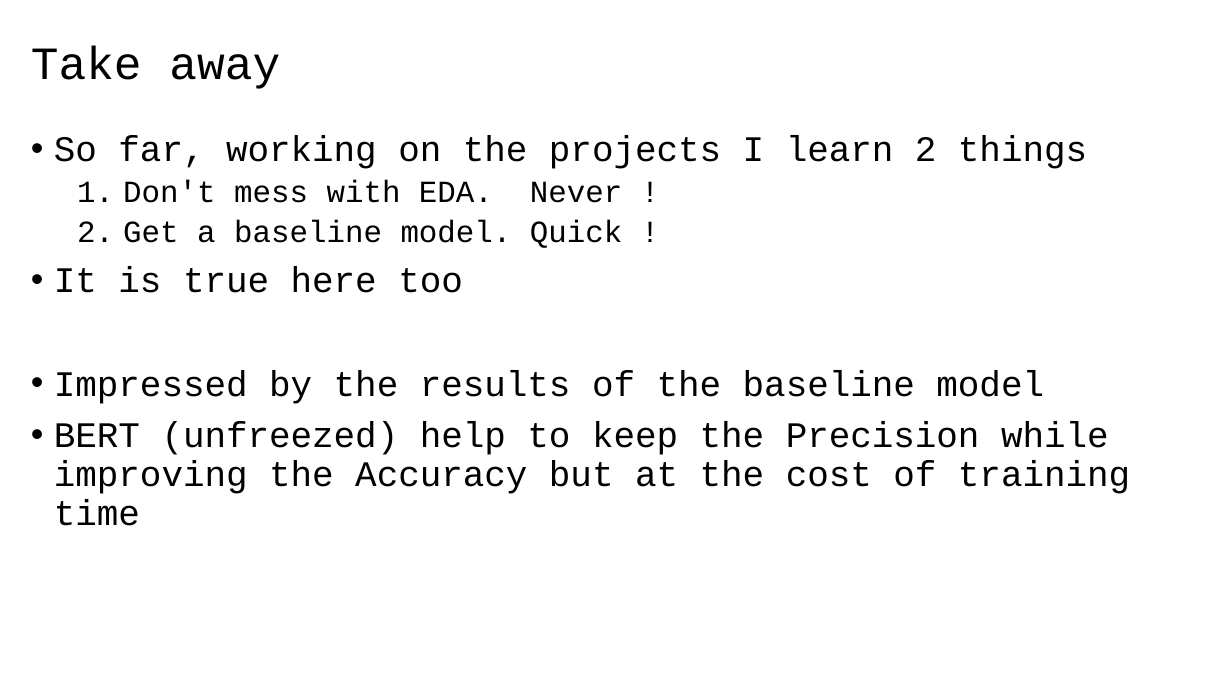
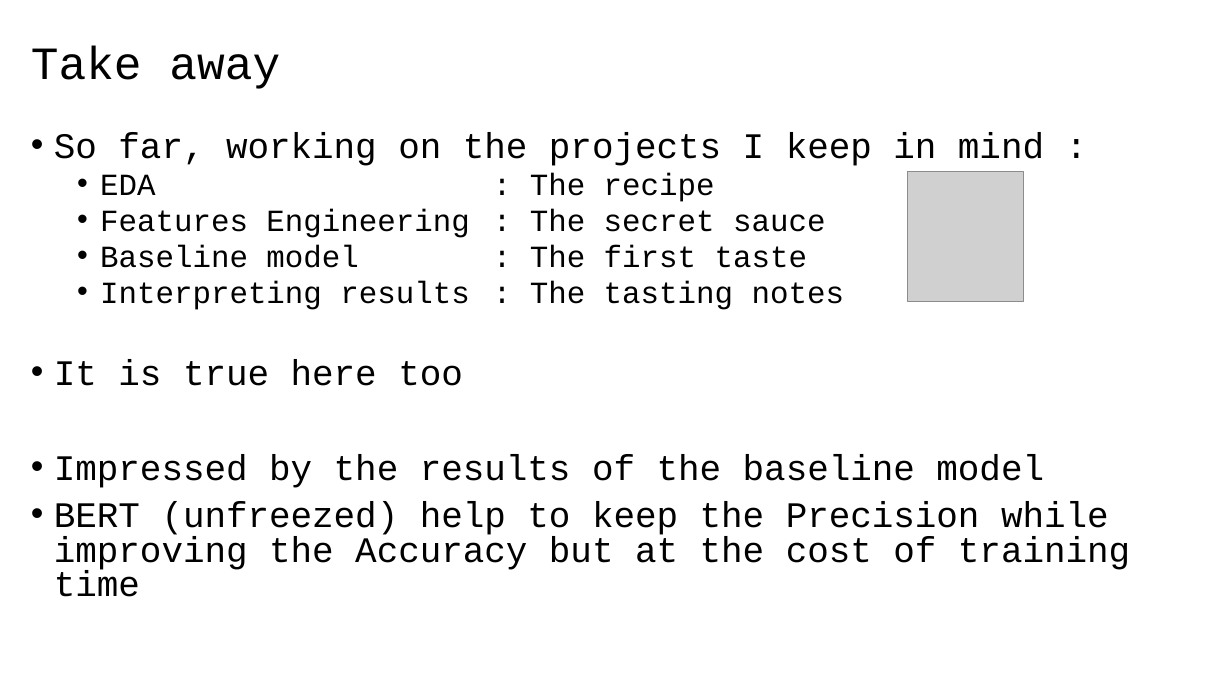
Before and after one commit to 40tude/02_Data-Science_Fullstack_march_2024, a slide deck: slide 9 of 07_deep_learning/99_Project_ATT/01_att_project.pptx. Drawn at 1232x693 pixels with LibreOffice and Linux fonts; fonts in the diff are those of the drawing; grey boxes stand for pictures. Boxes give left, top, right and bottom in pixels: in the first picture for what was removed or moved away, otherwise in the second. Text is boxed around its words. In the diff, an @@ line names an element or a change of style, - is before the commit and + after.

```diff
--- a/07_deep_learning/99_Project_ATT/01_att_project.pptx
+++ b/07_deep_learning/99_Project_ATT/01_att_project.pptx
@@ text at [54,133,1044,310]: text changed @@
-• So far, working on the projects I learn 2 things
-  1. Don't mess with EDA. Never !
-  2. Get a baseline model. Quick !
+• So far, working on the projects I keep in mind :
+  • EDA : The recipe
+  • Features Engineering : The secret sauce
+  • Baseline model : The first taste
+  • Interpreting results : The tasting notes
@@ picture added at [909,172,1025,302] @@
@@ text at [54,360,1130,597]: line spacing 0.9 to 0.8 @@
```
Also in this commit, not shown: 10 other files.
